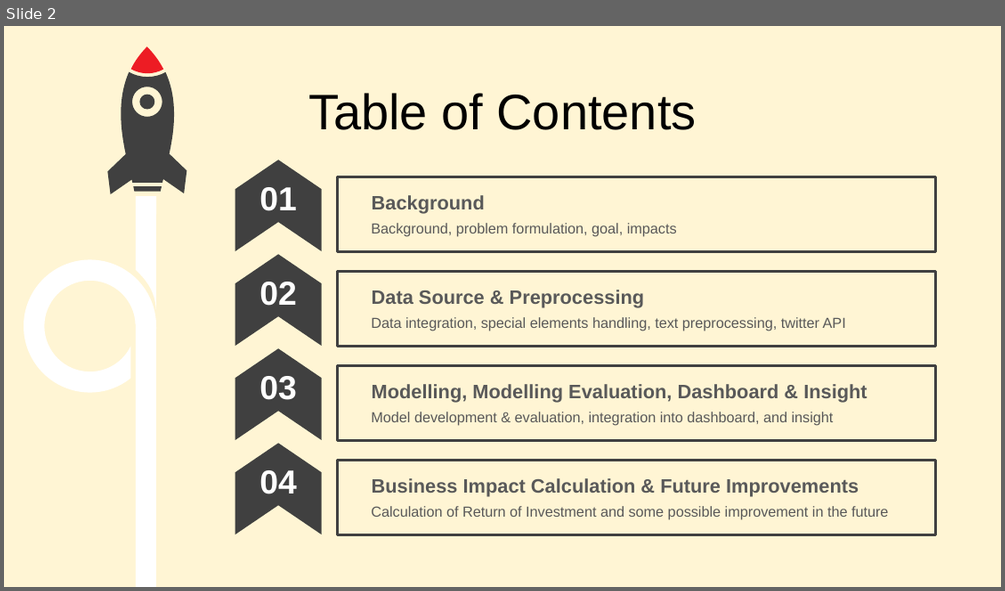
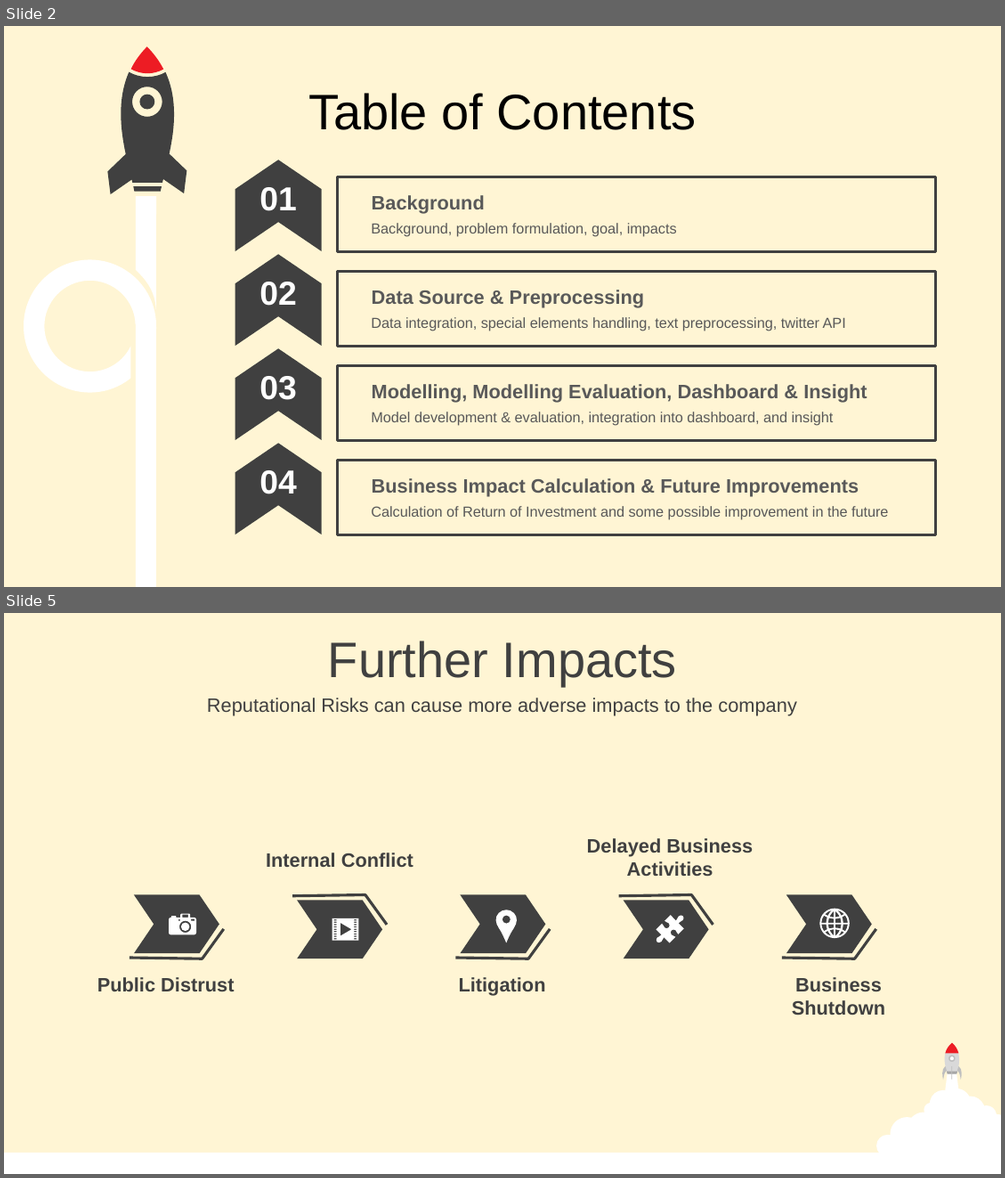
Before and after one commit to Damianus04/data-science-purwadhika-final-project, a slide deck: 0-Final-Project-Presentation.pptx. Shown one above the other, each under a label of ours: slide 2 before the commit, slides 2 and 5 after it; the slides between them are not shown. The pictures are 1005x591 and 1005x1178 pixels, drawn with LibreOffice and Linux fonts; fonts in the diff are those of the drawing. Boxes give left, top, right and bottom in pixels: in the first picture for what was removed or moved away, otherwise in the second. Text is boxed around its words. In the diff, an @@ line names an element or a change of style, - is before the commit and + after.

```diff
--- a/0-Final-Project-Presentation.pptx
+++ b/0-Final-Project-Presentation.pptx
@@ slide 5 added at <box>4,613,1001,1174</box>, background #FFF5D4 @@
@@ text added at <box>328,641,677,686</box>, 36 pt, text #404040 @@
+Further Impacts
@@ text added at <box>207,698,797,716</box>, 14 pt, text #404040 @@
+Reputational Risks can cause more adverse impacts to the company
@@ text added at <box>266,852,413,867</box>, 14 pt, text #404040, bold @@
+Internal Conflict
@@ text added at <box>587,838,752,876</box>, 14 pt, text #404040, bold @@
+Delayed Business Activities
@@ chevron added at <box>134,895,219,954</box>, fill #404040 @@
@@ freeform shape added at <box>292,895,386,925</box>, outline #404040 2 pt @@
@@ chevron added at <box>297,900,383,959</box>, fill #404040 @@
@@ chevron added at <box>461,895,546,954</box>, fill #404040 @@
@@ freeform shape added at <box>488,906,526,943</box>, fill #FFFFFF @@
@@ freeform shape added at <box>619,895,712,925</box>, outline #404040 2 pt @@
@@ chevron added at <box>623,900,709,959</box>, fill #404040 @@
@@ chevron added at <box>786,895,873,954</box>, fill #404040 @@
@@ freeform shape added at <box>129,929,223,959</box>, outline #404040 2 pt @@
@@ freeform shape added at <box>169,913,196,934</box>, fill #FFFFFF @@
@@ freeform shape added at <box>332,918,359,940</box>, fill #FFFFFF @@
@@ freeform shape added at <box>455,929,550,959</box>, outline #404040 2 pt @@
@@ freeform shape added at <box>649,909,689,949</box>, fill #FFFFFF @@
@@ freeform shape added at <box>782,929,875,959</box>, outline #404040 2 pt @@
@@ freeform shape added at <box>819,908,850,938</box>, fill #FFFFFF @@
@@ text added at <box>97,977,234,991</box>, 14 pt, text #404040, bold @@
+Public Distrust
@@ text added at <box>459,977,546,996</box>, 14 pt, text #404040, bold @@
+Litigation
@@ text added at <box>792,977,885,1014</box>, 14 pt, text #404040, bold @@
+Business Shutdown
@@ group added at <box>876,1043,1001,1172</box>: 6 freeform shapes, 1 ellipse, 1 rectangle @@
@@ rectangle added at <box>4,1152,1001,1174</box>, fill #FFFFFF @@
```
Also in this commit, not shown: 3 slides changed, 16 other slides added, 3 other files.
